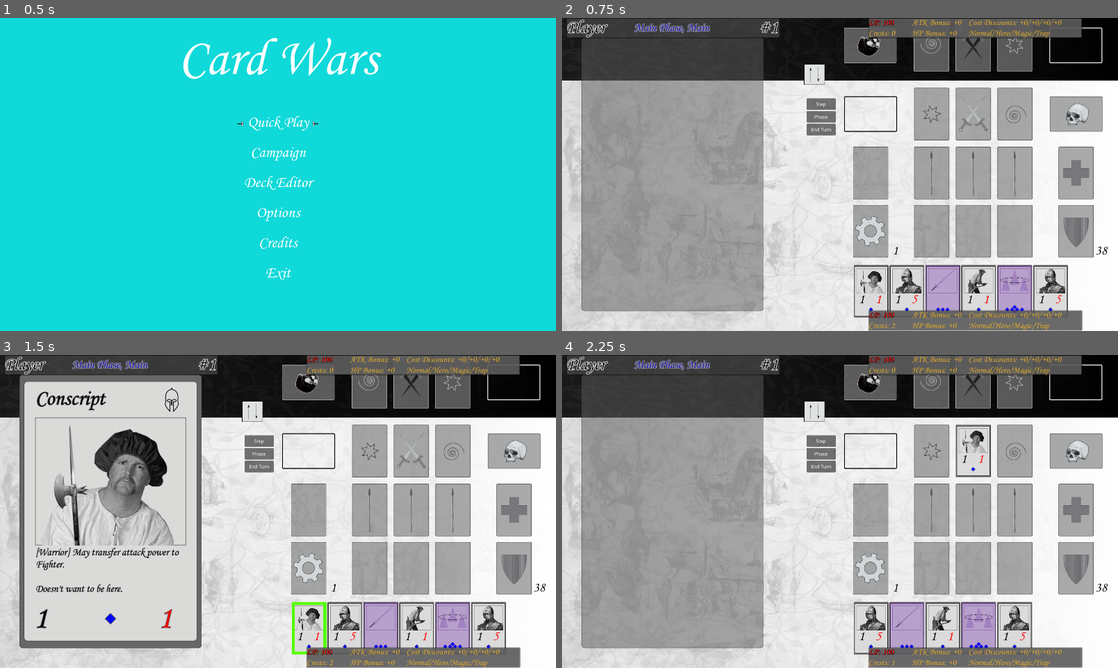
Above: before the commit, frames 1-4 (two rows, left to right).
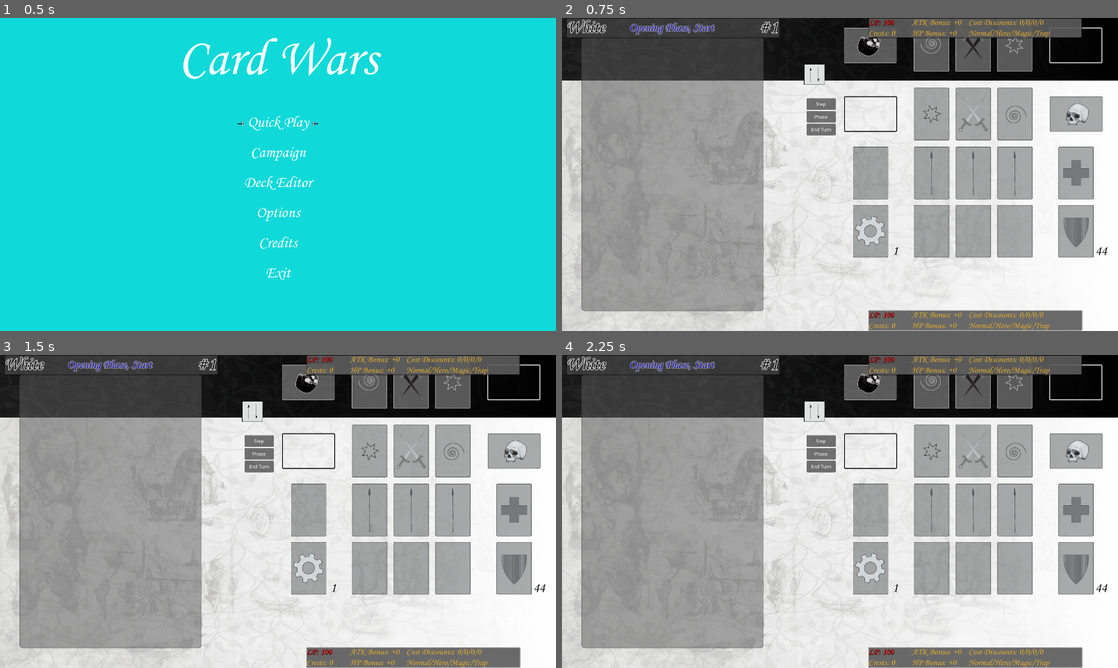
Above: after the commit, the same moments.

Repository: Prototype1364/Card-Wars
Game: Godot game, scene res://Scenes/MainScenes/SceneHandler.tscn
Same seed, same stepped clock (60 frames per second), same inputs: the game is played once before the commit and once after it.
Inputs (mouse positions are in pixels of both pictures, inside the frame that each line leads up to):
- Up to frame 1 (0.5 s): no input
- Up to frame 2 (0.75 s): click "Quick Play" at 0.5 s
- Up to frame 3 (1.5 s): click (311, 627) at 1.27 s
- Up to frame 4 (2.25 s): click (973, 452) at 2 s

Frame 1 is identical in both runs. In frame 2, 4.9% of the frame differs, in the area x 0-99%, y 0-100%; in frame 3, 32%; in frame 4, 5.0%.
Error after the commit: Attempt to call function 'get_node' in base 'null instance' on a null instance. (res://Scripts/Controllers/UI_Controller.gd:26)

Commit message:
Scene Updates for partial refactoring

Diff:
--- a/Scenes/MainScenes/Battle.tscn
+++ b/Scenes/MainScenes/Battle.tscn
@@ -1,13 +1,18 @@
-[gd_scene load_steps=9 format=3 uid="uid://68q4dnvhm7uq"]
+[gd_scene load_steps=14 format=3 uid="uid://68q4dnvhm7uq"]
 
 [ext_resource type="PackedScene" uid="uid://devk1wrlprsu3" path="res://Scenes/SupportScenes/Battle_HUD_GameState.tscn" id="1"]
 [ext_resource type="Script" path="res://Scripts/Managers/Battle_Manager.gd" id="1_gcaxc"]
 [ext_resource type="PackedScene" uid="uid://dnao8q2vpkwj4" path="res://Scenes/SupportScenes/Battle_HUD_Duelist.tscn" id="2"]
 [ext_resource type="PackedScene" uid="uid://340nlxwjl4l8" path="res://Scenes/SupportScenes/BigCard.tscn" id="3"]
+[ext_resource type="Script" path="res://Scripts/Controllers/Field_Controller.gd" id="3_82yqu"]
 [ext_resource type="Texture2D" uid="uid://dooubax078kvf" path="res://Assets/Playmat/BoardImage.png" id="4"]
 [ext_resource type="Texture2D" uid="uid://cb427o5cck4ub" path="res://Assets/Playmat/Large Empty Slot.png" id="5"]
+[ext_resource type="Script" path="res://Scripts/Controllers/Deck_Controller.gd" id="5_75704"]
 [ext_resource type="Texture2D" uid="uid://cnsdmsj43x3t0" path="res://Assets/Playmat/Switch Button.png" id="6"]
 [ext_resource type="FontFile" uid="uid://cl3p5juh2lsjf" path="res://Resources/Fonts/MTCORSVA.TTF" id="8"]
+[ext_resource type="Script" path="res://Scripts/Controllers/Input_Controller.gd" id="8_0dbaf"]
+[ext_resource type="Script" path="res://Scripts/Controllers/Battle_Controller.gd" id="9_2am0q"]
+[ext_resource type="Script" path="res://Scripts/Controllers/UI_Controller.gd" id="9_6bayr"]
 
 [node name="Battle" type="Control"]
 layout_mode = 3
@@ -20,6 +25,7 @@
 offset_right = 1920.0
 offset_bottom = 1080.0
 texture = ExtResource("4")
+script = ExtResource("9_2am0q")
 
 [node name="CardSpots" type="Control" parent="Playmat"]
 anchors_preset = 0
@@ -28,6 +34,7 @@
 offset_right = 1866.0
 offset_bottom = 1486.0
 pivot_offset = Vector2(446, 621)
+script = ExtResource("3_82yqu")
 
 [node name="BHandScroller" type="ScrollContainer" parent="Playmat/CardSpots"]
 clip_contents = false
@@ -66,6 +73,7 @@
 anchors_preset = 0
 offset_right = 892.0
 offset_bottom = 1238.0
+script = ExtResource("5_75704")
 
 [node name="WFighter" type="Button" parent="Playmat/CardSpots/NonHands"]
 layout_mode = 0
@@ -530,7 +538,7 @@
 offset_left = 858.0
 offset_top = 1185.0
 offset_right = 918.0
-offset_bottom = 1235.0
+offset_bottom = 1238.0
 theme_override_colors/font_color = Color(0, 0, 0, 1)
 theme_override_fonts/font = ExtResource("8")
 theme_override_font_sizes/font_size = 45
@@ -543,7 +551,7 @@
 offset_left = 147.0
 offset_top = 1185.0
 offset_right = 207.0
-offset_bottom = 1235.0
+offset_bottom = 1238.0
 theme_override_colors/font_color = Color(0, 0, 0, 1)
 theme_override_fonts/font = ExtResource("8")
 theme_override_font_sizes/font_size = 45
@@ -556,7 +564,7 @@
 offset_left = 33.0
 offset_top = 56.0
 offset_right = 93.0
-offset_bottom = 106.0
+offset_bottom = 109.0
 rotation = 3.14159
 theme_override_colors/font_color = Color(1, 1, 1, 1)
 theme_override_fonts/font = ExtResource("8")
@@ -570,7 +578,7 @@
 offset_left = 743.0
 offset_top = 56.0
 offset_right = 818.0
-offset_bottom = 106.0
+offset_bottom = 109.0
 rotation = 3.14159
 theme_override_colors/font_color = Color(1, 1, 1, 1)
 theme_override_fonts/font = ExtResource("8")
@@ -620,6 +628,7 @@
 max_value = 648.0
 value = 648.0
 rounded = true
+script = ExtResource("8_0dbaf")
 
 [node name="CardExaminer" type="Control" parent="."]
 anchors_preset = 0
@@ -641,7 +650,18 @@
 grow_horizontal = 1
 grow_vertical = 1
 
-[node name="HUD_W" parent="." instance=ExtResource("2")]
+[node name="Global_Card_Holder" type="Control" parent="."]
+visible = false
+anchors_preset = 0
+offset_right = 40.0
+offset_bottom = 40.0
+
+[node name="UI" type="Node" parent="."]
+script = ExtResource("9_6bayr")
+
+[node name="Duelists" type="Node" parent="UI"]
+
+[node name="HUD_W" parent="UI/Duelists" instance=ExtResource("2")]
 anchors_preset = 0
 anchor_right = 0.0
 anchor_bottom = 0.0
@@ -652,7 +672,7 @@
 grow_horizontal = 1
 grow_vertical = 1
 
-[node name="HUD_B" parent="." instance=ExtResource("2")]
+[node name="HUD_B" parent="UI/Duelists" instance=ExtResource("2")]
 anchors_preset = 0
 anchor_right = 0.0
 anchor_bottom = 0.0
@@ -662,16 +682,12 @@
 grow_horizontal = 1
 grow_vertical = 1
 
-[node name="HUD_GameState" parent="." instance=ExtResource("1")]
+[node name="HUD" type="Node" parent="UI"]
+
+[node name="HUD_GameState" parent="UI/HUD" instance=ExtResource("1")]
 offset_left = 15.0
 offset_right = 755.0
 offset_bottom = 71.0
-
-[node name="Global_Card_Holder" type="Control" parent="."]
-visible = false
-anchors_preset = 0
-offset_right = 40.0
-offset_bottom = 40.0
 
 [connection signal="gui_input" from="Playmat" to="." method="_on_Playmat_gui_input"]
 [connection signal="pressed" from="Playmat/CardSpots/NonHands/WFighter" to="." method="_on_Card_Slot_pressed" binds= ["WFighter"]]
@@ -684,8 +700,12 @@
 [connection signal="pressed" from="Playmat/CardSpots/NonHands/WBackrow2" to="." method="_on_Card_Slot_pressed" binds= ["WBackrow2"]]
 [connection signal="pressed" from="Playmat/CardSpots/NonHands/WBackrow3" to="." method="_on_Card_Slot_pressed" binds= ["WBackrow3"]]
 [connection signal="pressed" from="Playmat/CardSpots/NonHands/WTechZone" to="." method="_on_Card_Slot_pressed" binds= ["WTechZone"]]
+[connection signal="child_entered_tree" from="Playmat/CardSpots/NonHands/WTechDeck" to="UI" method="Update_Deck_Counts" binds= ["WTech"]]
+[connection signal="child_exiting_tree" from="Playmat/CardSpots/NonHands/WTechDeck" to="UI" method="Update_Deck_Counts" binds= ["WTech"]]
 [connection signal="pressed" from="Playmat/CardSpots/NonHands/WTechDeck" to="." method="_on_Card_Slot_pressed" binds= ["WTechDeck"]]
 [connection signal="pressed" from="Playmat/CardSpots/NonHands/WMedBay" to="." method="_on_Card_Slot_pressed" binds= ["WMedBay"]]
+[connection signal="child_entered_tree" from="Playmat/CardSpots/NonHands/WMainDeck" to="UI" method="Update_Deck_Counts" binds= ["WMain"]]
+[connection signal="child_exiting_tree" from="Playmat/CardSpots/NonHands/WMainDeck" to="UI" method="Update_Deck_Counts" binds= ["WMain"]]
 [connection signal="pressed" from="Playmat/CardSpots/NonHands/WMainDeck" to="." method="_on_Card_Slot_pressed" binds= ["WMainDeck"]]
 [connection signal="pressed" from="Playmat/CardSpots/NonHands/WBanished" to="." method="_on_Card_Slot_pressed" binds= ["WBanished"]]
 [connection signal="pressed" from="Playmat/CardSpots/NonHands/WGraveyard" to="." method="_on_Card_Slot_pressed" binds= ["WGraveyard"]]
@@ -699,8 +719,12 @@
 [connection signal="pressed" from="Playmat/CardSpots/NonHands/BBackrow2" to="." method="_on_Card_Slot_pressed" binds= ["BBackrow2"]]
 [connection signal="pressed" from="Playmat/CardSpots/NonHands/BBackrow3" to="." method="_on_Card_Slot_pressed" binds= ["BBackrow3"]]
 [connection signal="pressed" from="Playmat/CardSpots/NonHands/BTechZone" to="." method="_on_Card_Slot_pressed" binds= ["BTechZone"]]
+[connection signal="child_entered_tree" from="Playmat/CardSpots/NonHands/BTechDeck" to="UI" method="Update_Deck_Counts" binds= ["BTech"]]
+[connection signal="child_exiting_tree" from="Playmat/CardSpots/NonHands/BTechDeck" to="UI" method="Update_Deck_Counts" binds= ["BTech"]]
 [connection signal="pressed" from="Playmat/CardSpots/NonHands/BTechDeck" to="." method="_on_Card_Slot_pressed" binds= ["BTechDeck"]]
 [connection signal="pressed" from="Playmat/CardSpots/NonHands/BMedBay" to="." method="_on_Card_Slot_pressed" binds= ["BMedBay"]]
+[connection signal="child_entered_tree" from="Playmat/CardSpots/NonHands/BMainDeck" to="UI" method="Update_Deck_Counts" binds= ["BMain"]]
+[connection signal="child_exiting_tree" from="Playmat/CardSpots/NonHands/BMainDeck" to="UI" method="Update_Deck_Counts" binds= ["BMain"]]
 [connection signal="pressed" from="Playmat/CardSpots/NonHands/BMainDeck" to="." method="_on_Card_Slot_pressed" binds= ["BMainDeck"]]
 [connection signal="pressed" from="Playmat/CardSpots/NonHands/BBanished" to="." method="_on_Card_Slot_pressed" binds= ["BBanished"]]
 [connection signal="pressed" from="Playmat/CardSpots/NonHands/BGraveyard" to="." method="_on_Card_Slot_pressed" binds= ["BGraveyard"]]
--- a/Scenes/SupportScenes/Battle_HUD_Duelist.tscn
+++ b/Scenes/SupportScenes/Battle_HUD_Duelist.tscn
@@ -1,6 +1,7 @@
-[gd_scene load_steps=4 format=3 uid="uid://dnao8q2vpkwj4"]
+[gd_scene load_steps=5 format=3 uid="uid://dnao8q2vpkwj4"]
 
 [ext_resource type="FontFile" uid="uid://cl3p5juh2lsjf" path="res://Resources/Fonts/MTCORSVA.TTF" id="2"]
+[ext_resource type="Script" path="res://Scripts/Controllers/Duelist_Controller.gd" id="2_gjubj"]
 [ext_resource type="Texture2D" uid="uid://crysab8v8l518" path="res://Assets/Playmat/Playmat_Duelist_HUD_Holder.png" id="3_8q6kb"]
 
 [sub_resource type="Theme" id="Theme_l313w"]
@@ -18,6 +19,7 @@
 grow_horizontal = 2
 grow_vertical = 2
 theme = SubResource("Theme_l313w")
+script = ExtResource("2_gjubj")
 
 [node name="BG" type="TextureRect" parent="."]
 layout_mode = 0
--- a/Scenes/SupportScenes/SmallCard.tscn
+++ b/Scenes/SupportScenes/SmallCard.tscn
@@ -1,7 +1,6 @@
-[gd_scene load_steps=4 format=3 uid="uid://drsw0l0otqsm0"]
+[gd_scene load_steps=3 format=3 uid="uid://drsw0l0otqsm0"]
 
 [ext_resource type="FontFile" uid="uid://cl3p5juh2lsjf" path="res://Resources/Fonts/MTCORSVA.TTF" id="1"]
-[ext_resource type="Script" path="res://Scripts/SmallCard.gd" id="2"]
 
 [sub_resource type="StyleBoxFlat" id="2"]
 bg_color = Color(0.6, 0.6, 0.6, 0)
@@ -21,7 +20,6 @@
 offset_bottom = -900.0
 grow_horizontal = 2
 grow_vertical = 2
-script = ExtResource("2")
 
 [node name="Frame" type="TextureRect" parent="."]
 custom_minimum_size = Vector2(120, 180)
@@ -117,13 +115,3 @@
 visible = false
 layout_mode = 2
 text = "Target"
-
-[connection signal="focus_entered" from="FocusSensor" to="." method="focusing"]
-[connection signal="focus_exited" from="FocusSensor" to="." method="defocusing"]
-[connection signal="gui_input" from="FocusSensor" to="." method="_on_Hide_Action_Buttons_pressed"]
-[connection signal="mouse_entered" from="FocusSensor" to="." method="focusing"]
-[connection signal="mouse_exited" from="FocusSensor" to="." method="defocusing"]
-[connection signal="pressed" from="FocusSensor" to="." method="_on_FocusSensor_pressed"]
-[connection signal="pressed" from="Action_Button_Container/Summon" to="." method="_on_Summon_Set_pressed" binds= ["Summon"]]
-[connection signal="pressed" from="Action_Button_Container/Set" to="." method="_on_Summon_Set_pressed" binds= ["Set"]]
-[connection signal="pressed" from="Action_Button_Container/Target" to="." method="_on_Target_pressed"]
--- a/project.godot
+++ b/project.godot
@@ -20,6 +20,10 @@
 SignalBus="*res://Singletons/Signal_Bus.gd"
 GameData="*res://Singletons/GameData.gd"
 CardEffects="*res://Singletons/Card_Effects.gd"
+
+[debug]
+
+gdscript/warnings/unused_parameter=0
 
 [display]
 
